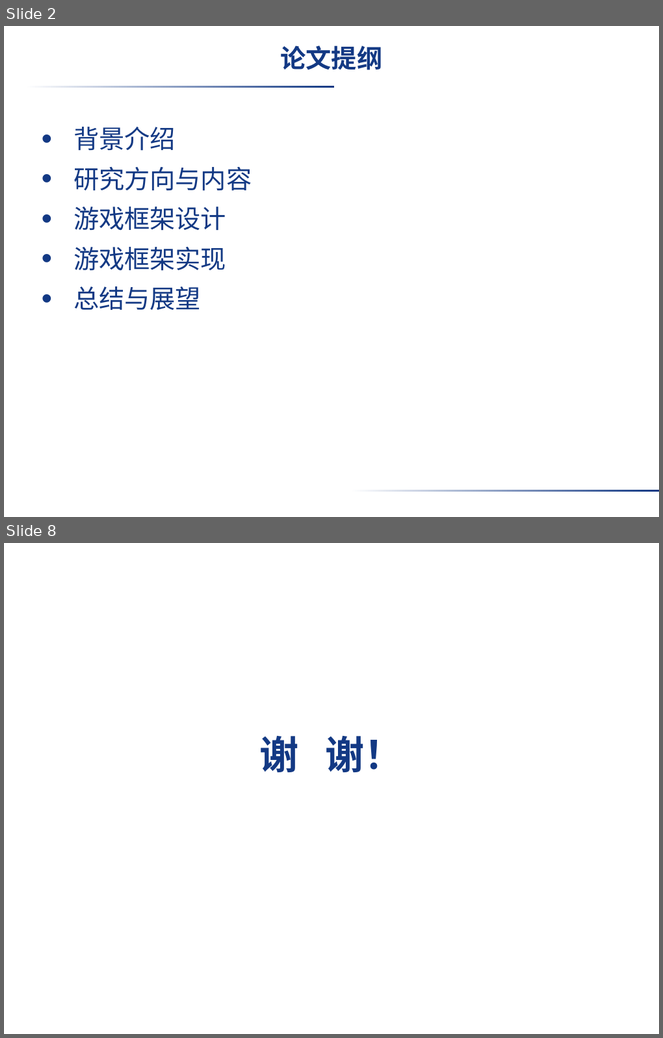
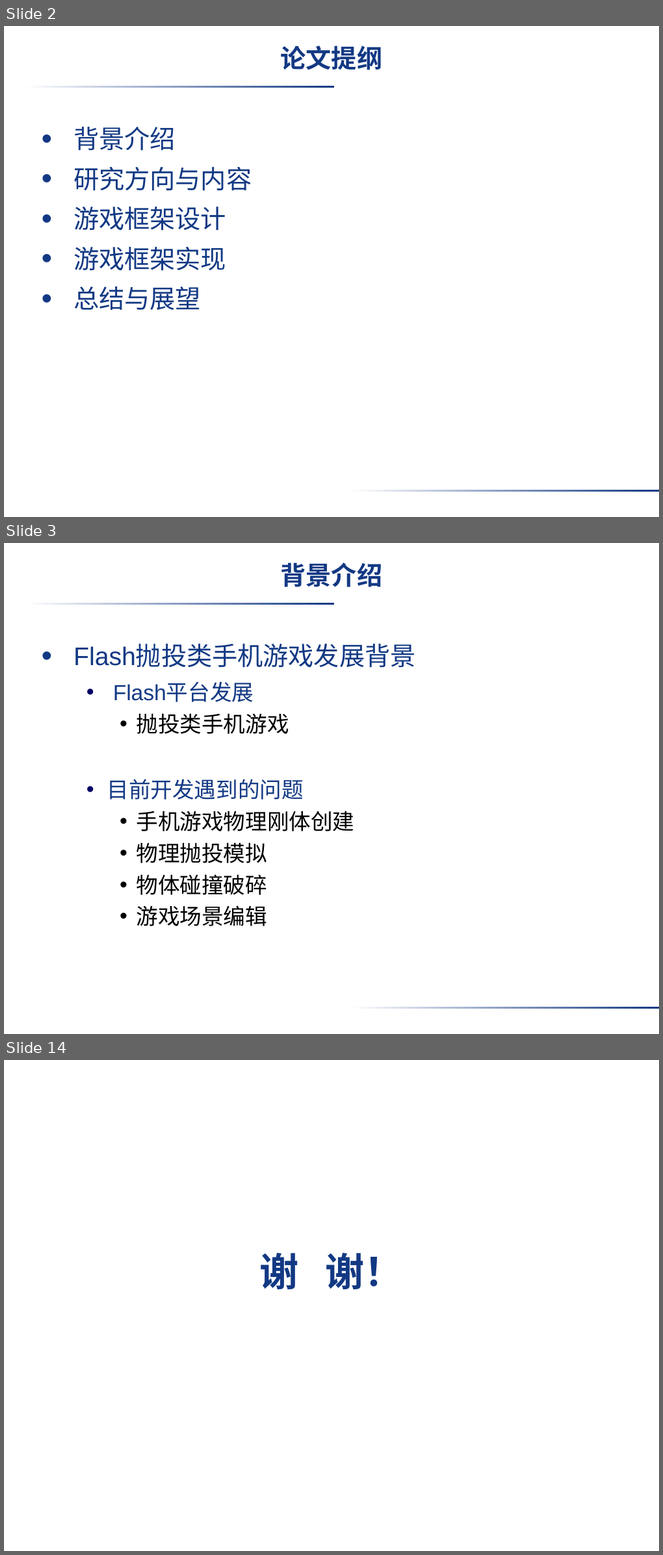
Before and after one commit to VirtuosWangH/Starling-Box2D-SiegeDuel, a slide deck: paper/学院模板/软件学院在职工程硕士答辩用PPT模板_1354065567253.ppt. Shown one above the other, each under a label of ours: slides 2 and 8 before the commit, slides 2, 3 and 14 after it; the slides between them are not shown. The pictures are 663x1038 and 663x1555 pixels, drawn with LibreOffice and Linux fonts; fonts in the diff are those of the drawing; background and template pictures are left out. Boxes give left, top, right and bottom in pixels: in the first picture for what was removed or moved away, otherwise in the second. Text is boxed around its words. In the diff, an @@ line names an element or a change of style, - is before the commit and + after.

```diff
--- a/paper/学院模板/软件学院在职工程硕士答辩用PPT模板_1354065567253.ppt
+++ b/paper/学院模板/软件学院在职工程硕士答辩用PPT模板_1354065567253.ppt
@@ slide 3 added at [4, 543, 659, 1034], background picture (left out); not listed: 2 template elements that a slide beside it also shows @@
@@ title added at [281, 563, 383, 587], 28 pt, text #133984, bold @@
+背景介绍
@@ text added at [74, 645, 415, 927], 24 pt, text #000000 @@
+• Flash抛投类手机游戏发展背景
+  • Flash平台发展
+    • 抛投类手机游戏
+  • 目前开发遇到的问题
+    • 手机游戏物理刚体创建
+    • 物理抛投模拟
+    • 物体碰撞破碎
+    • 游戏场景编辑
@@ what was slide 8 is now slide 14 @@
```
Also in this commit, not shown: 1 slide changed, 9 other slides added, 5 slides removed, 1 other file.
